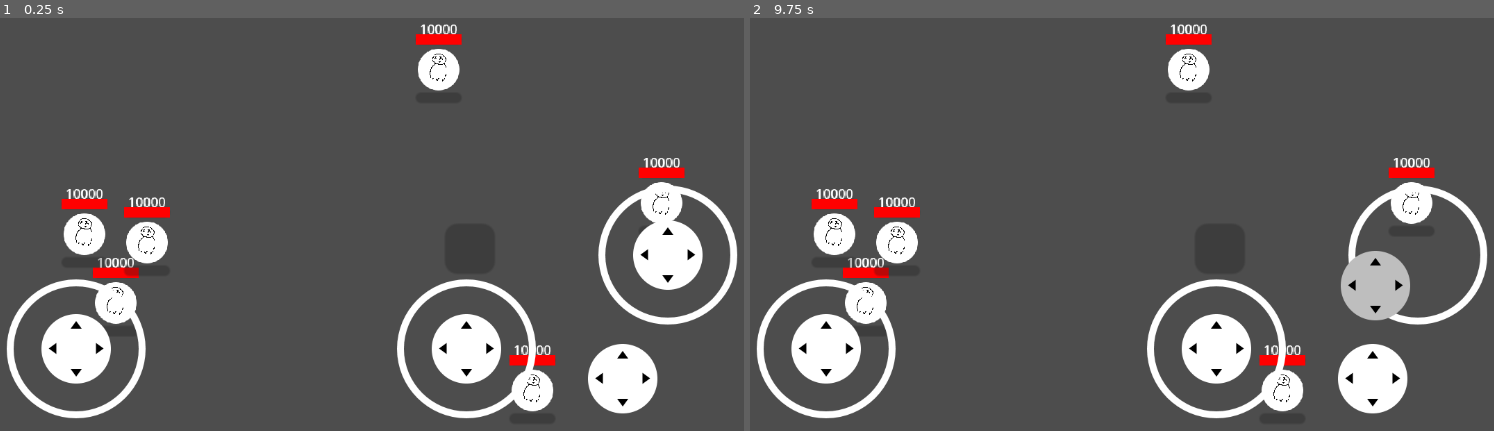
Above: before the commit, frames 1-2 (left to right).
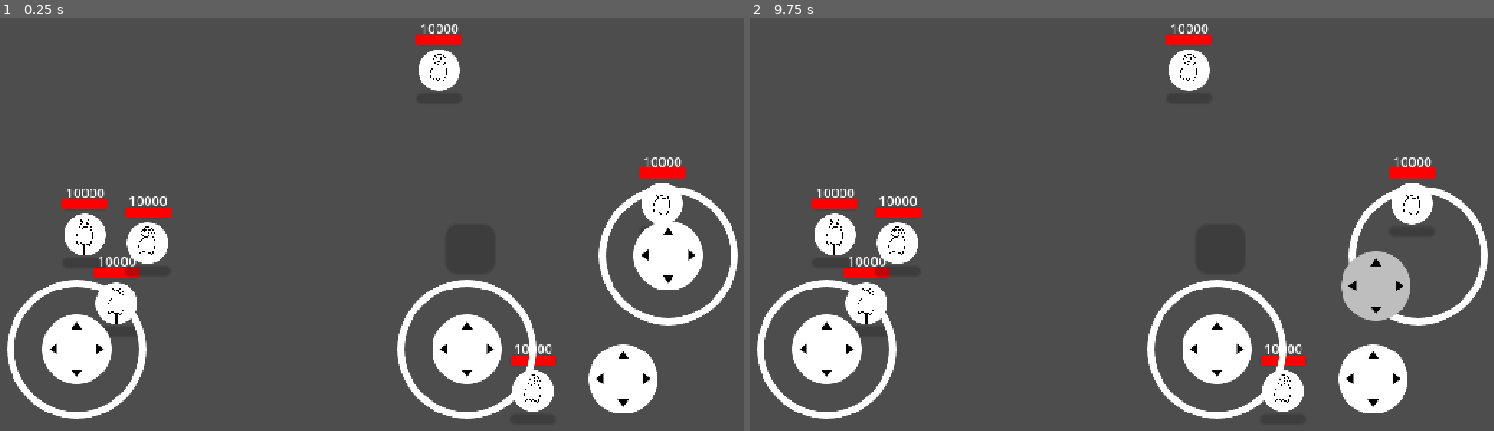
Above: after the commit, the same moments.

Repository: Treidexy/italianfighter
Game: Godot game, scene res://scenes/game.tscn
Two runs of this game, one before a commit and one after it. Both use one fixed random seed, a clock stepped at 60 frames per second and the inputs below. This scene is started directly instead of the project's main scene.
Inputs (mouse positions are in pixels of both pictures, inside the frame that each line leads up to):
- Up to frame 1 (0.25 s): no input
- Up to frame 2 (9.75 s): tap Enter at 0.5, 2, 3.5 s; move the mouse to (1300, 203) at 0.52 s; hold D (right) 0.53-1.25 s; click (1300, 203) at 0.67 s; tap Space at 1.25, 2.75, 4.25 s; drag from (958, 249) to (1084, 319) at 1.27 s; move the mouse to (1203, 129) at 2.02 s; hold D (right) 2.03-2.75 s; drag from (1084, 319) to (883, 162) at 2.77 s; move the mouse to (1360, 294) at 3.52 s; hold Left (left) 3.53-4.25 s; drag from (883, 162) to (1002, 117) at 4.27 s; move the mouse to (1159, 228) at 5.02 s; hold S (down) 5.03-5.75 s; click (1159, 228) at 5.17 s; drag from (1002, 117) to (958, 249) at 5.77 s; move the mouse to (1300, 203) at 6.52 s; hold Up (ui_up) 6.53-7.25 s; drag from (958, 249) to (1084, 319) at 7.27 s; move the mouse to (1203, 129) at 8.02 s; hold S (down) 8.03-8.75 s; drag from (1084, 319) to (883, 162) at 8.77 s; move the mouse to (1360, 294) at 9.52 s; hold Up (ui_up) from 9.53 s (still down); click (1360, 294) at 9.67 s

The runs differ from the first frame. In frame 1, 2.5% of the frame differs, in the area x 0-100%, y 1-98%; in frame 2, 2.5%.
Error before the commit: Invalid call. Nonexistent function 'can_move' in base 'Nil'. (res://scripts/player.gd:21)
Error after the commit: Invalid call. Nonexistent function 'can_move' in base 'Nil'. (res://scripts/player.gd:17)

Commit message:
why is godot suck a clanker

Diff:
--- a/project.godot
+++ b/project.godot
@@ -25,7 +25,8 @@
 
 [display]
 
-window/stretch/mode="viewport"
+window/stretch/mode="canvas_items"
+window/handheld/orientation=4
 
 [editor_plugins]
 
--- a/scripts/player.gd
+++ b/scripts/player.gd
@@ -13,11 +13,7 @@
 #var weighted_dir := Vector2(0, 0); # user TROOP.d instead
 var butt := MainOrSuper.NONE; # idk what to call ts
 
-# trust in the name 🙏
-var obutttime := 0.1;
-var obuttlife := 0;
-
-func _physics_process(delta: float) -> void:
+func _physics_process(_delta: float) -> void:
 	if not VICTIM.can_move():
 		return;
 
@@ -39,11 +35,7 @@
 	d = Vector2(dx, dy);
 	if d.length() > 0:
 		VICTIM.weighted_dir = d;
-		obuttlife = obutttime
 	else:
-		print(d);
-		obuttlife -= delta;
-		#if obuttlife < 0:
 		ts_butt = MainOrSuper.NONE;
 
 
@@ -88,6 +80,8 @@
 			if VICTIM.can_hyper():
 				VICTIM.hyper();
 	if event is InputEventScreenTouch:
+		print(get_tree().root.content_scale_factor);
+		#print(str(event.position) + ', ' + str(get_viewport().size / 2));
 		if event.is_released() and event.position.x > get_viewport().size.x / 2:
 			VICTIM.hide_hints();
 			if butt == MainOrSuper.MAIN and VICTIM.can_main():
